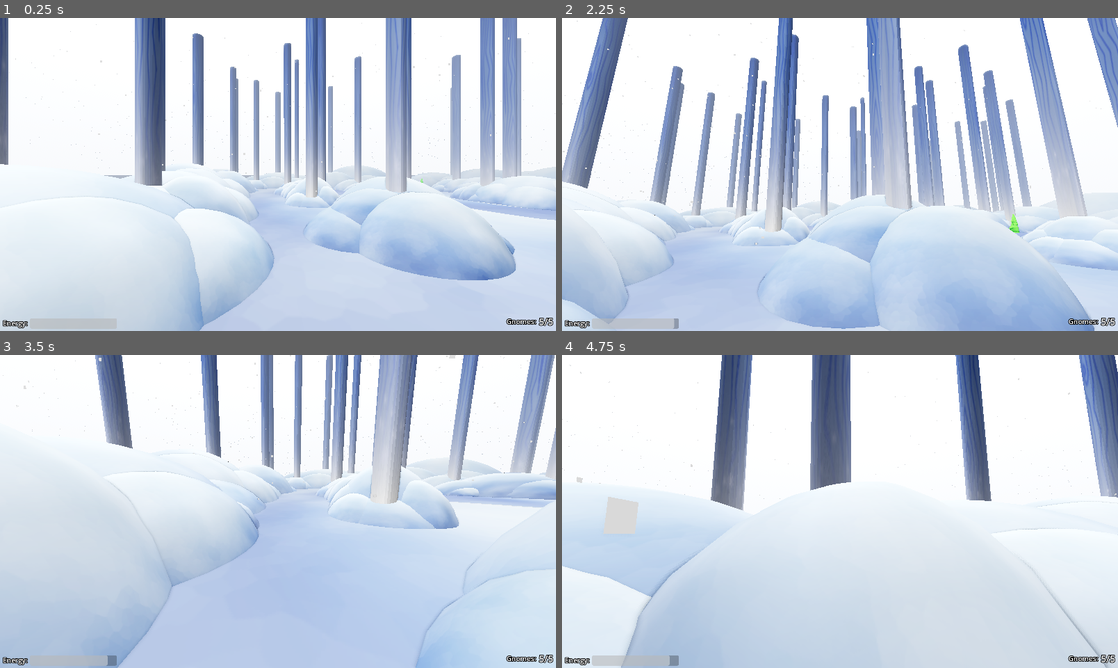
Above: before the commit, frames 1-4 (two rows, left to right).
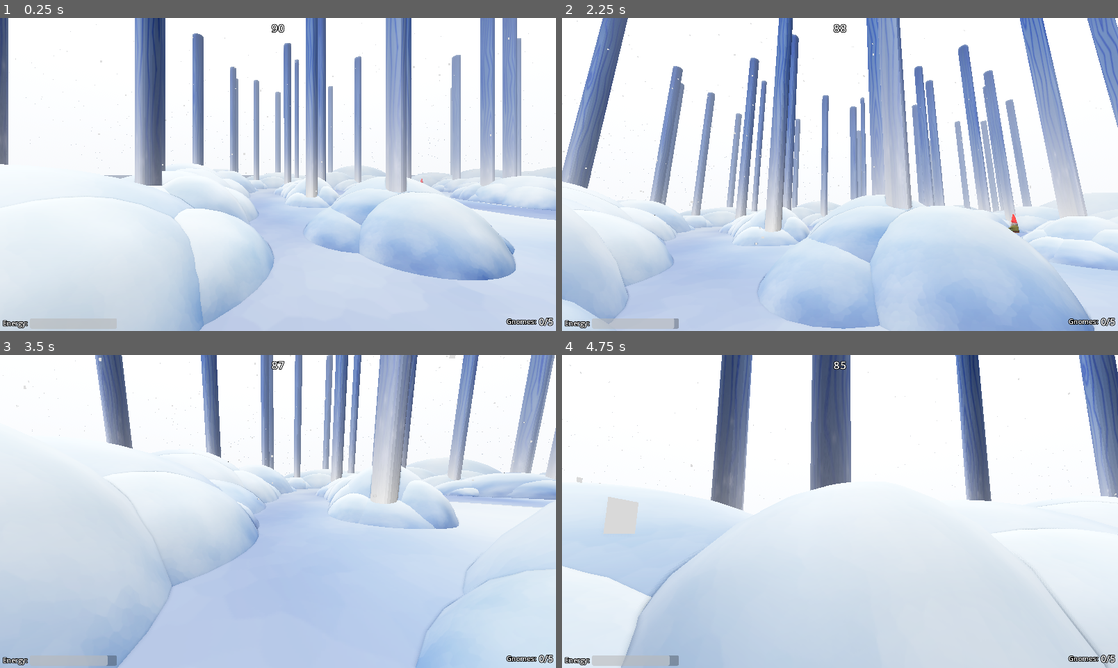
Above: after the commit, the same moments.

Repository: TatuArvela/mask-game
Game: Godot game, scene res://scenes/test_scene/test_scene.tscn
Same seed, same stepped clock (60 frames per second), same inputs: the game is played once before the commit and once after it.
Inputs (mouse positions are in pixels of both pictures, inside the frame that each line leads up to):
- Up to frame 1 (0.25 s): no input
- Up to frame 2 (2.25 s): move the mouse to (867, 174) at 0.52 s; hold Space (grab) 0.53-1.28 s; hold W (forward) from 0.53 s (still down); click (867, 174) at 0.67 s; tap Shift (run) at 0.8, 1.35 s; move the mouse to (812, 174) at 1.27 s; click (812, 174) at 1.42 s; tap Space (grab) at 1.55 s; move the mouse to (851, 168) at 2.02 s; hold Space (grab) from 2.03 s (still down); click (851, 168) at 2.17 s
- Up to frame 3 (3.5 s): keep holding W (forward); tap Shift (run) at 2.3, 2.85 s; move the mouse to (272, 517) at 2.77 s; release Space (grab) at 2.78 s; click (272, 517) at 2.92 s; tap Space (grab) at 3.05 s
- Up to frame 4 (4.75 s): keep holding W (forward); move the mouse to (878, 514) at 3.52 s; hold Ctrl (sneak) 3.53-4.28 s; click (878, 514) at 3.67 s; tap Shift (run) at 3.8 s; move the mouse to (795, 508) at 4.27 s; tap Space (grab) at 4.35 s; click (795, 508) at 4.42 s

The runs differ from the first frame. In frame 1, less than 0.1% of the frame differs, in the area x 48-98%, y 1-99%; in frame 2, 0.1%; in frame 3, less than 0.1%; in frame 4, less than 0.1%.

Commit message:
Win/Lose

Diff:
--- a/entities/gnome/gnome.gd
+++ b/entities/gnome/gnome.gd
@@ -18,6 +18,10 @@
 @export var jump_delay_duration: float = 0.5
 @export var jump_curve: Curve
 
+# Idle rotation randomization
+@export var idle_rotation_min_interval: float = 1.0
+@export var idle_rotation_max_interval: float = 3.0
+
 enum GnomeState {
 	IDLE,
 	ALERT,
@@ -32,14 +36,29 @@
 var jump_progress: float = 0.0
 var jump_start_height: float = 0.0
 var debug_material: StandardMaterial3D
+var player: Node3D
+var rng: RandomNumberGenerator
+
+# idle rotation runtime state
+var idle_elapsed: float = 0.0
+var idle_duration: float = 0.0
+var idle_start_offset: float = 0.0
+var idle_target_offset: float = 0.0
+var idle_current_offset: float = 0.0
+
 
 func _ready() -> void:
 	if hiding_spot:
 		body.global_position = hiding_spot.global_position
 
-	# Setup debug material for idle state
-	debug_material = StandardMaterial3D.new()
-	debug_material.albedo_color = Color.GREEN
+	# RNG and initialize idle rotation target
+	rng = RandomNumberGenerator.new()
+	rng.randomize()
+	idle_current_offset = 0.0
+	idle_start_offset = 0.0
+	idle_target_offset = 0.0
+	idle_elapsed = 0.0
+	idle_duration = rng.randf_range(idle_rotation_min_interval, idle_rotation_max_interval)
 
 
 func _process(delta: float) -> void:
@@ -51,12 +70,10 @@
 		elif state == GnomeState.WILL_JUMP_TO_HIDING:
 			state = GnomeState.JUMP_TO_HIDING
 
-	if is_grabbable():
-		# Indicate idle state with debug color (green)
-		_set_mesh_material(gnome_mesh, debug_material)
-	else:
-		# Remove debug material when not idle
-		_clear_mesh_material(gnome_mesh)
+	if state == GnomeState.IDLE:
+		idle_elapsed += delta
+		if idle_duration > 0.0 and idle_elapsed >= idle_duration:
+			_schedule_new_idle_target()
 
 	if state == GnomeState.ALERT:
 		pass
@@ -97,7 +114,7 @@
 			body.global_position.y = 0.0
 			state = GnomeState.ALERT
 
-	if state == GnomeState.WILL_JUMP_TO_HIDING:
+	if state == GnomeState.ALERT || state == GnomeState.WILL_JUMP_TO_HIDING:
 		body.look_at(%Player.global_position, Vector3.UP)
 
 
@@ -106,6 +123,14 @@
 	jump_delay = jump_delay_duration
 	jump_progress = 0.0
 	jump_start_height = body.global_position.y
+
+
+func _schedule_new_idle_target() -> void:
+	# Choose any yaw immediately (instant rotation)
+	var new_yaw = rng.randf_range(-PI, PI)
+	body.rotation.y = new_yaw
+	idle_elapsed = 0.0
+	idle_duration = rng.randf_range(idle_rotation_min_interval, idle_rotation_max_interval)
 
 
 func _on_alert_area_body_exited(_body: Node3D) -> void:
--- a/entities/player/player.gd
+++ b/entities/player/player.gd
@@ -55,6 +55,11 @@
 
 
 func handle_movement(delta: float) -> void:
+	if (%GameManager.is_game_over):
+		velocity.x = 0.0
+		velocity.z = 0.0
+		return
+
 	var input_dir = Vector3.ZERO
 
 	if Input.is_action_pressed("forward"):
@@ -104,8 +109,12 @@
 
 
 func _input(event: InputEvent) -> void:
-	#if event is InputEventMouseButton and event.button_index == MOUSE_BUTTON_LEFT:
-	#	grab()
+	if %GameManager.is_game_over:
+		return
+
+	if event is InputEventMouseButton and event.button_index == MOUSE_BUTTON_LEFT:
+		grab()
+
 	if event is InputEventMouseMotion and mouse_captured:
 		var motion = event as InputEventMouseMotion
 
--- a/scenes/test_scene/game_manager.gd
+++ b/scenes/test_scene/game_manager.gd
@@ -1,31 +1,35 @@
 extends Node
 
+var is_game_over: bool = false
 var total_gnomes: int = 5
-var remaining_gnomes: int = total_gnomes
-
-var gnome_count_label: Label
-var energy_progress_bar: ProgressBar
-var winner_label: Label
+var caught_gnomes: int = 0
+var time_left: float = 90.0
 
 
 # Called when the node enters the scene tree for the first time.
 func _ready() -> void:
-	gnome_count_label = %GnomeCountLabel
-	energy_progress_bar = %EnergyProgressBar
-	winner_label = %WinnerLabel
-	winner_label.hide()
+	%LoseLabel.hide()
+	%WinLabel.hide()
 
 
 # Called every frame. 'delta' is the elapsed time since the previous frame.
 func _process(delta: float) -> void:
-	gnome_count_label.text = str(remaining_gnomes) + "/" + str(total_gnomes)
-	energy_progress_bar.value = %Player.energy
+	if not is_game_over:
+		time_left -= delta
+		time_left = max(time_left, 0.0)
 
-	if remaining_gnomes <= 0:
-		winner_label.show()
+	%TimeLeftLabel.text = str(roundi(time_left))
+	%GnomeCountLabel.text = str(caught_gnomes) + "/" + str(total_gnomes)
+	%EnergyProgressBar.value = %Player.energy
+
+	if caught_gnomes == total_gnomes:
+		%WinLabel.show()
+		is_game_over = true
+
+	if time_left <= 0.0 and not is_game_over:
+		%LoseLabel.show()
+		is_game_over = true
 
 
 func gnome_caught() -> void:
-	remaining_gnomes -= 1
-	if remaining_gnomes <= 0:
-		print("All gnomes caught! You win!")
+	caught_gnomes += 1
--- a/scenes/test_scene/test_scene.tscn
+++ b/scenes/test_scene/test_scene.tscn
@@ -246,15 +246,37 @@
 value = 50.0
 show_percentage = false
 
+[node name="HBoxContainer3" type="HBoxContainer" parent="Hud/MarginContainer" unique_id=482632527]
+layout_mode = 2
+size_flags_horizontal = 4
+size_flags_vertical = 0
+
+[node name="TimeLeftLabel" type="Label" parent="Hud/MarginContainer/HBoxContainer3" unique_id=1178149591]
+unique_name_in_owner = true
+layout_mode = 2
+theme_override_colors/font_shadow_color = Color(0, 0, 0, 0)
+theme_override_constants/outline_size = 9
+theme_override_font_sizes/font_size = 36
+text = "30"
+
 [node name="CenterContainer" type="CenterContainer" parent="Hud/MarginContainer" unique_id=474080862]
 layout_mode = 2
 
-[node name="WinnerLabel" type="Label" parent="Hud/MarginContainer/CenterContainer" unique_id=73683996]
+[node name="WinLabel" type="Label" parent="Hud/MarginContainer/CenterContainer" unique_id=73683996]
 unique_name_in_owner = true
 layout_mode = 2
 theme_override_constants/outline_size = 8
 theme_override_font_sizes/font_size = 64
 text = "You're winner!"
+horizontal_alignment = 1
+vertical_alignment = 1
+
+[node name="LoseLabel" type="Label" parent="Hud/MarginContainer/CenterContainer" unique_id=799728407]
+unique_name_in_owner = true
+layout_mode = 2
+theme_override_constants/outline_size = 8
+theme_override_font_sizes/font_size = 64
+text = "It is too late now..."
 horizontal_alignment = 1
 vertical_alignment = 1
 
